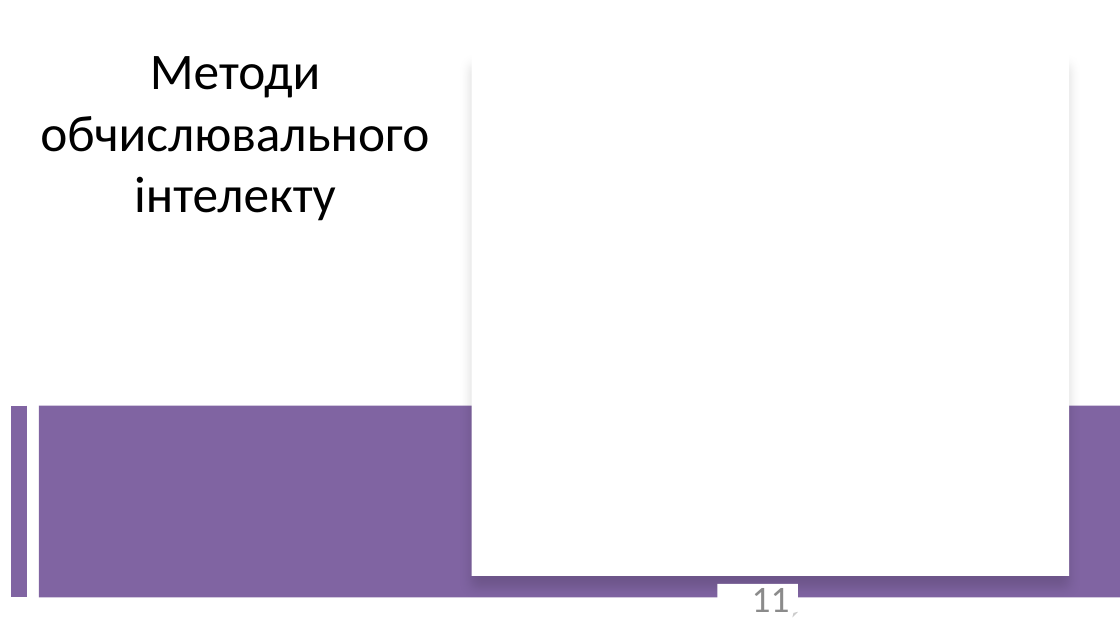
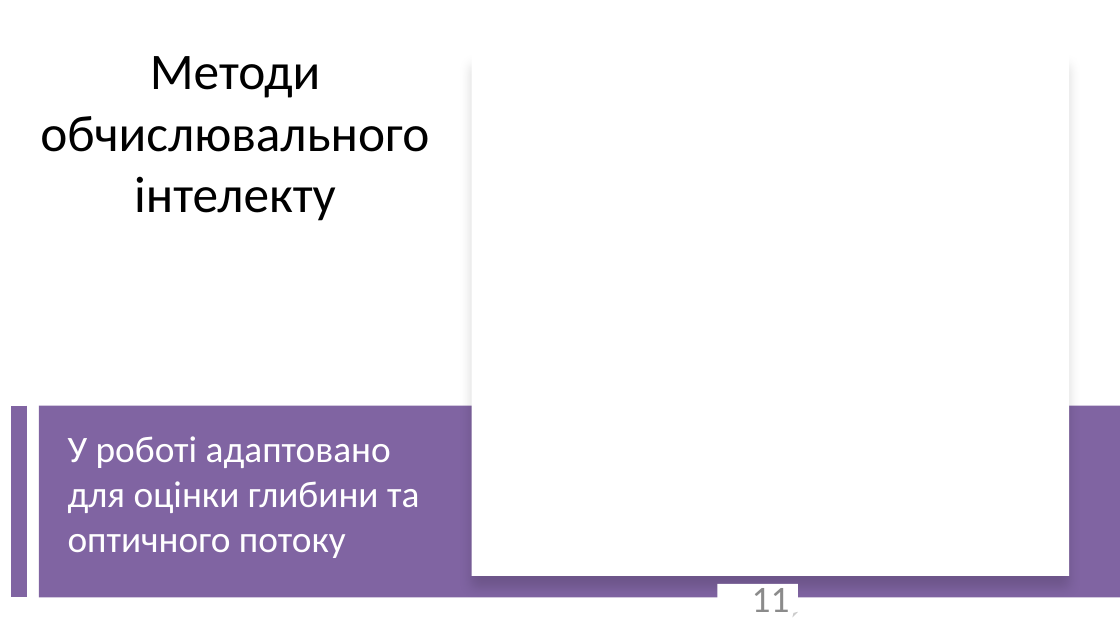
Before and after one commit to ly0wenka/dis_f, a slide deck: slide 11 of dissertation_Kondratov_slides.pptx. Drawn at 1120x630 pixels with LibreOffice and Linux fonts; fonts in the diff are those of the drawing; grey boxes stand for pictures. Boxes give left, top, right and bottom in pixels: in the first picture for what was removed or moved away, otherwise in the second. Text is boxed around its words. In the diff, an @@ line names an element or a change of style, - is before the commit and + after.

```diff
--- a/dissertation_Kondratov_slides.pptx
+++ b/dissertation_Kondratov_slides.pptx
@@ text added at [68, 436, 419, 558], 32 pt, text #FFFFFF @@
+У роботі адаптовано для оцінки глибини та оптичного потоку
```
Also in this commit, not shown: 9 other slides changed.
